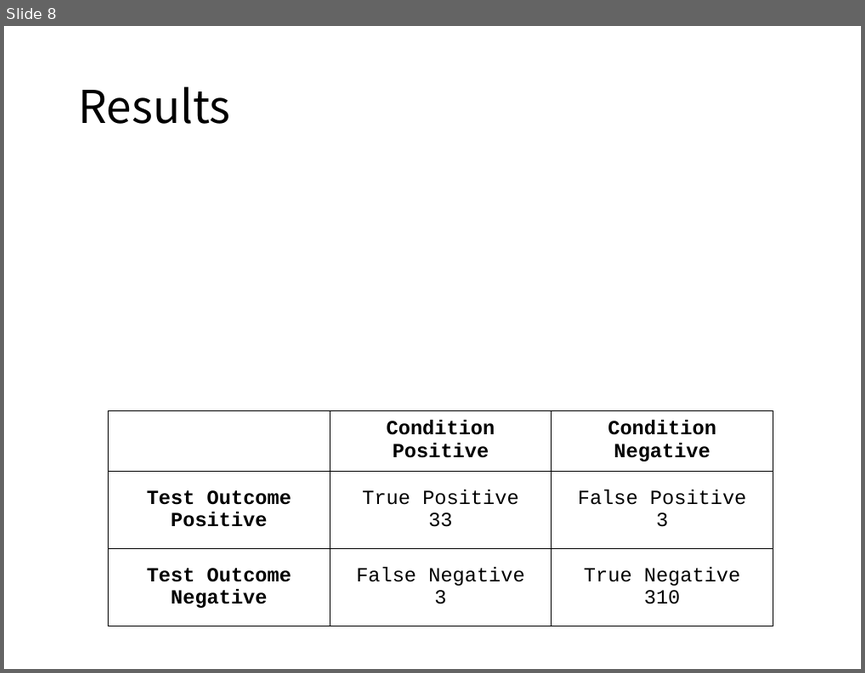
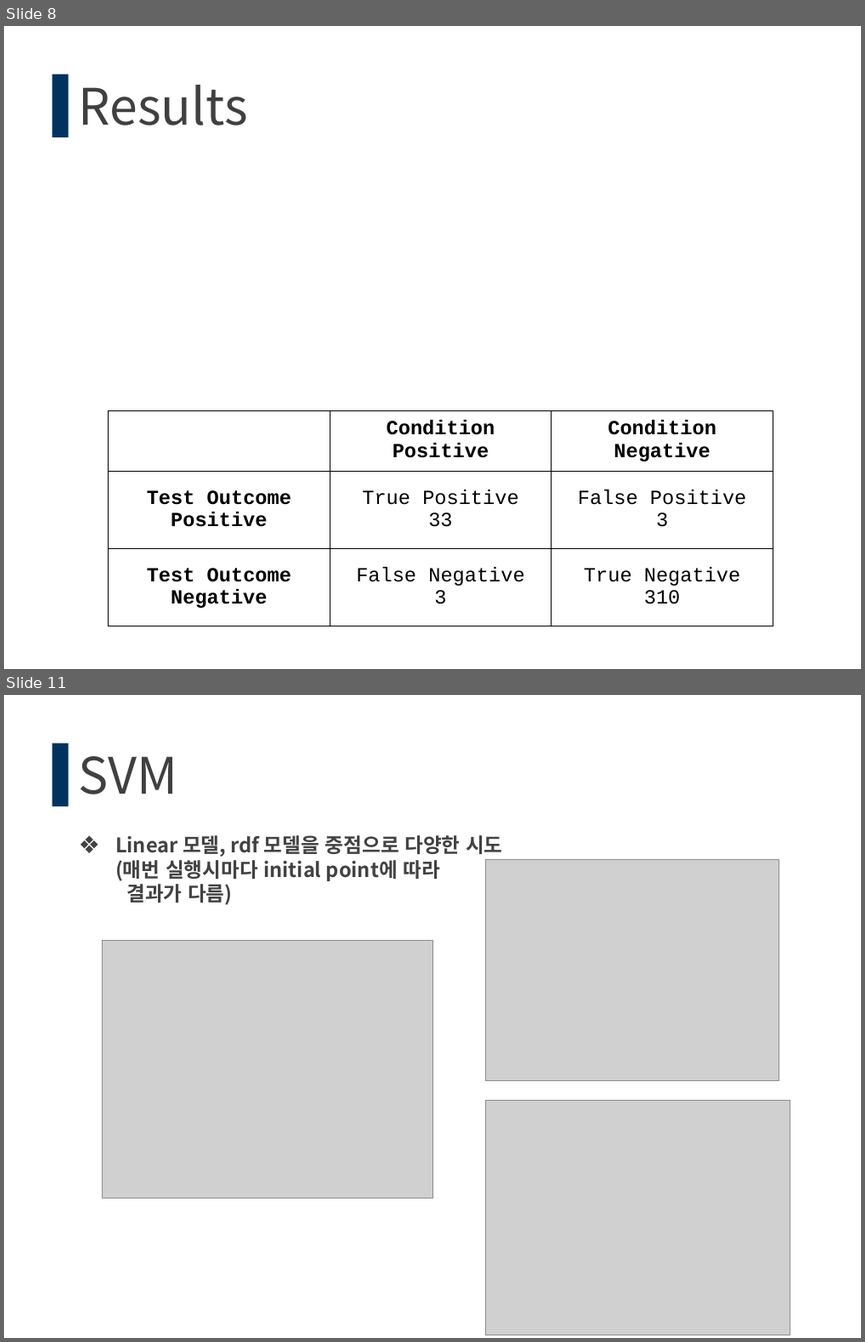
Before and after one commit to tebica/datacontest, a slide deck: [SEP592] Contest 2조(임석빈,박민우).pptx. Shown one above the other, each under a label of ours: slide 8 before the commit, slides 8 and 11 after it; the slides between them are not shown. The pictures are 865x673 and 865x1342 pixels, drawn with LibreOffice and Linux fonts; fonts in the diff are those of the drawing; grey boxes stand for pictures; background and template pictures are left out. Boxes give left, top, right and bottom in pixels: in the first picture for what was removed or moved away, otherwise in the second. Text is boxed around its words. In the diff, an @@ line names an element or a change of style, - is before the commit and + after.

```diff
--- a/[SEP592] Contest 2조(임석빈,박민우).pptx
+++ b/[SEP592] Contest 2조(임석빈,박민우).pptx
@@ slide 11 added at (4, 695, 861, 1338), background #FFFFFF; not listed: 1 template element that a slide beside it also shows @@
@@ title added at (79, 756, 178, 794), 60 pt, text #404040 @@
+SVM
@@ text added at (115, 835, 502, 905), 24 pt, text #424242, bold @@
+❖ Linear 모델, rdf 모델을 중점으로 다양한 시도
+  (매번 실행시마다 initial point에 따라
+  결과가 다름)
@@ picture added at (485, 860, 778, 1081) @@
@@ picture added at (103, 941, 433, 1198) @@
@@ picture added at (485, 1100, 789, 1336) @@
@@ slide 8 changed as well @@
@@ title "Results" at (79, 85, 248, 125): size 54 to 60 pt, text colour #000000 to #404040 @@
@@ rectangle added at (52, 74, 69, 137), fill #013260 @@
```
Also in this commit, not shown: 7 other slides changed, 5 other slides added.
